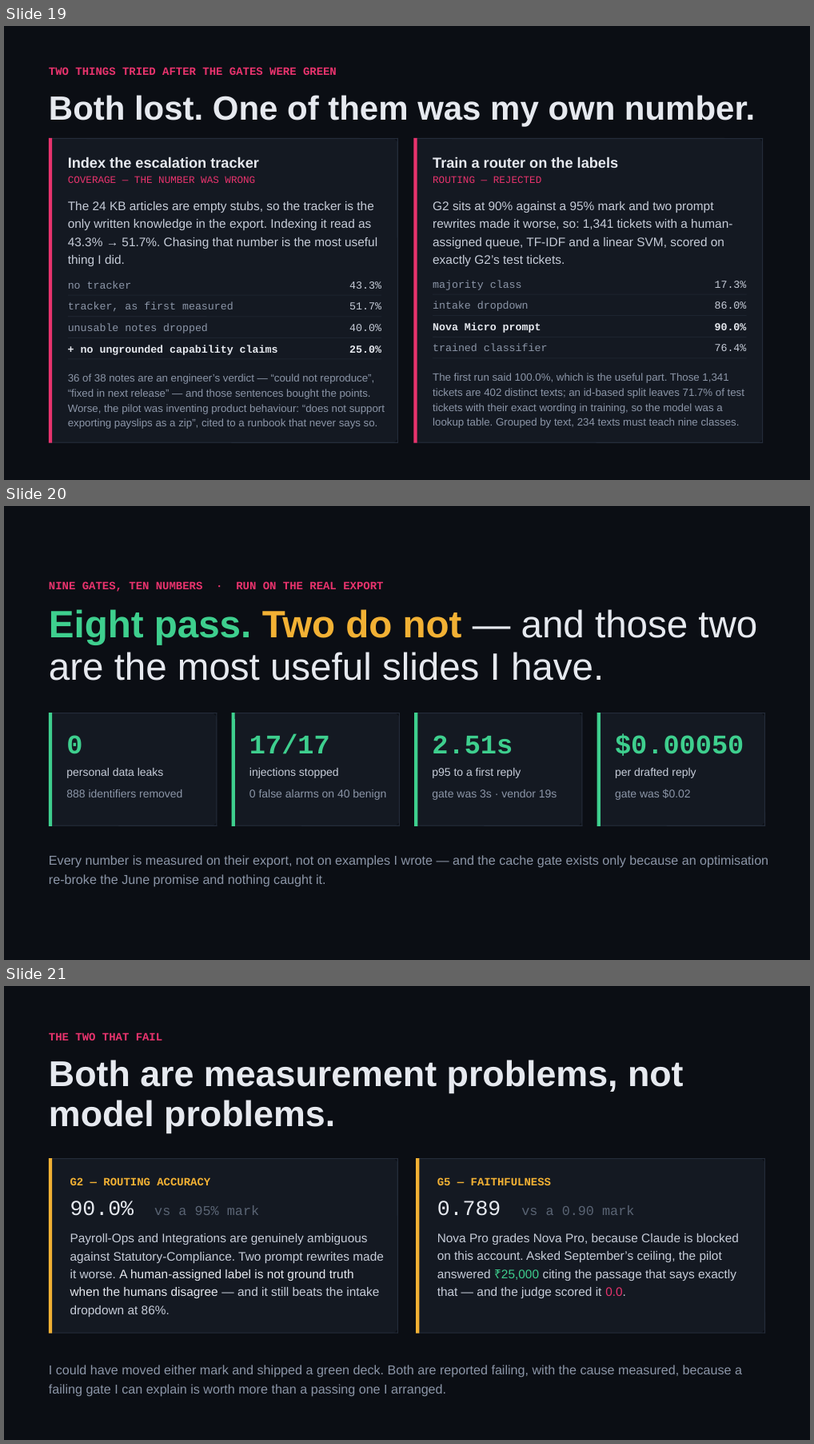
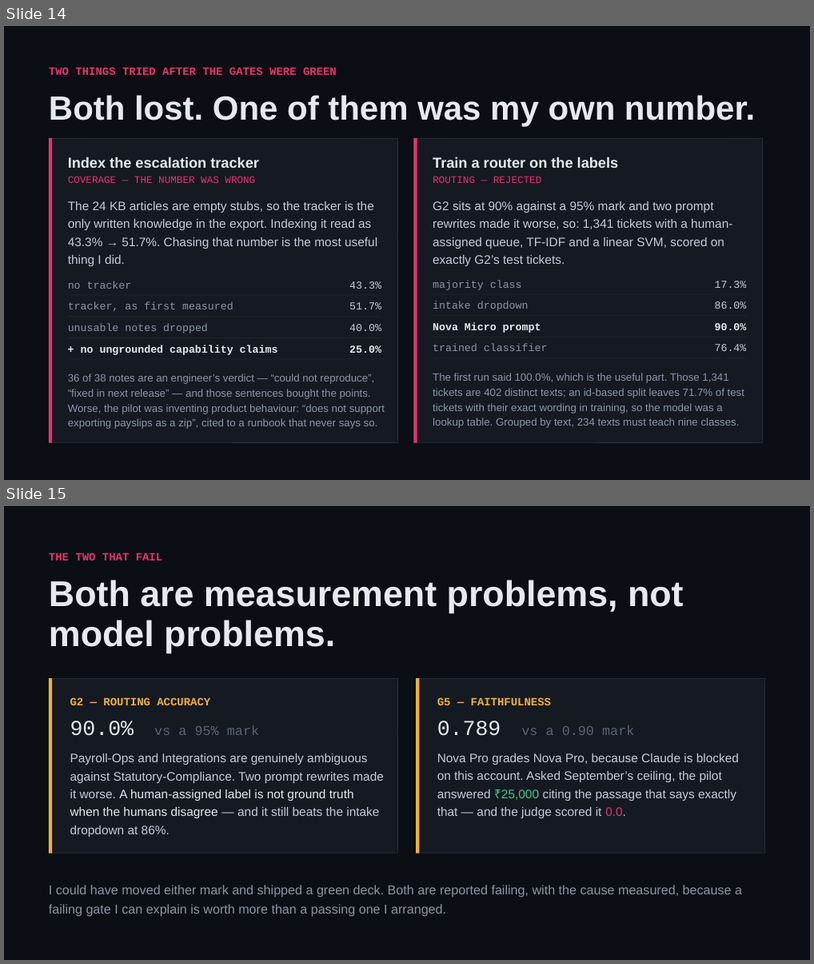
Before and after one commit to shivam-25/ramco-payce-pilot, a slide deck: docs/deck/ramco-payce-pilot.pptx. Shown one above the other, each under a label of ours: slides 19, 20 and 21 before the commit, slides 14 and 15 after it. The pictures are 814x1444 and 814x964 pixels, drawn with LibreOffice and Linux fonts; fonts in the diff are those of the drawing. Boxes give left, top, right and bottom in pixels: in the first picture for what was removed or moved away, otherwise in the second. Text is boxed around its words. In the diff, an @@ line names an element or a change of style, - is before the commit and + after.

```diff
--- a/docs/deck/ramco-payce-pilot.pptx
+++ b/docs/deck/ramco-payce-pilot.pptx
@@ slide 20 removed at (x1=4, y1=506, x2=810, y2=960), background #0B0E14 @@
@@ text removed at (x1=49, y1=581, x2=383, y2=592) @@
-NINE GATES, TEN NUMBERS · RUN ON THE REAL EXPORT
@@ text removed at (x1=49, y1=609, x2=758, y2=680) @@
-Eight pass. Two do not — and those two are the most useful slides I have.
@@ rounded rectangle removed at (x1=49, y1=712, x2=218, y2=826) @@
@@ line removed from (49, 713) to (217, 713) @@
@@ line removed from (50, 712) to (50, 826) @@
@@ line removed from (217, 712) to (217, 826) @@
@@ rounded rectangle removed at (x1=231, y1=712, x2=400, y2=826) @@
@@ line removed from (231, 713) to (400, 713) @@
@@ line removed from (233, 712) to (233, 826) @@
@@ line removed from (399, 712) to (399, 826) @@
@@ rounded rectangle removed at (x1=414, y1=712, x2=583, y2=826) @@
@@ line removed from (414, 713) to (583, 713) @@
@@ line removed from (416, 712) to (416, 826) @@
@@ line removed from (582, 712) to (582, 826) @@
@@ rounded rectangle removed at (x1=598, y1=712, x2=766, y2=826) @@
@@ line removed from (598, 713) to (766, 713) @@
@@ line removed from (599, 712) to (599, 826) @@
@@ line removed from (766, 712) to (766, 826) @@
@@ text removed at (x1=66, y1=735, x2=82, y2=754) @@
-0
@@ text removed at (x1=250, y1=734, x2=330, y2=754) @@
-17/17
@@ text removed at (x1=432, y1=735, x2=513, y2=754) @@
-2.51s
@@ text removed at (x1=615, y1=734, x2=744, y2=756) @@
-$0.00050
@@ text removed at (x1=66, y1=768, x2=182, y2=797) @@
-personal data leaks
-888 identifiers removed
@@ text removed at (x1=250, y1=768, x2=386, y2=800) @@
-injections stopped
-0 false alarms on 40 benign
@@ text removed at (x1=432, y1=768, x2=558, y2=800) @@
-p95 to a first reply
-gate was 3s · vendor 19s
@@ text removed at (x1=615, y1=768, x2=696, y2=800) @@
-per drafted reply
-gate was $0.02
@@ line removed from (49, 825) to (217, 825) @@
@@ line removed from (231, 825) to (400, 825) @@
@@ line removed from (414, 825) to (583, 825) @@
@@ line removed from (598, 825) to (766, 825) @@
@@ text removed at (x1=49, y1=855, x2=769, y2=887) @@
-Every number is measured on their export, not on examples I wrote — and the cache gate exists only because an optimisation re-broke the June promise and nothing caught it.
@@ what was slide 19 is now slide 14 @@
@@ what was slide 21 is now slide 15 @@
```
Also in this commit, not shown: 1 slide changed, 6 other slides removed, 13 other files.
